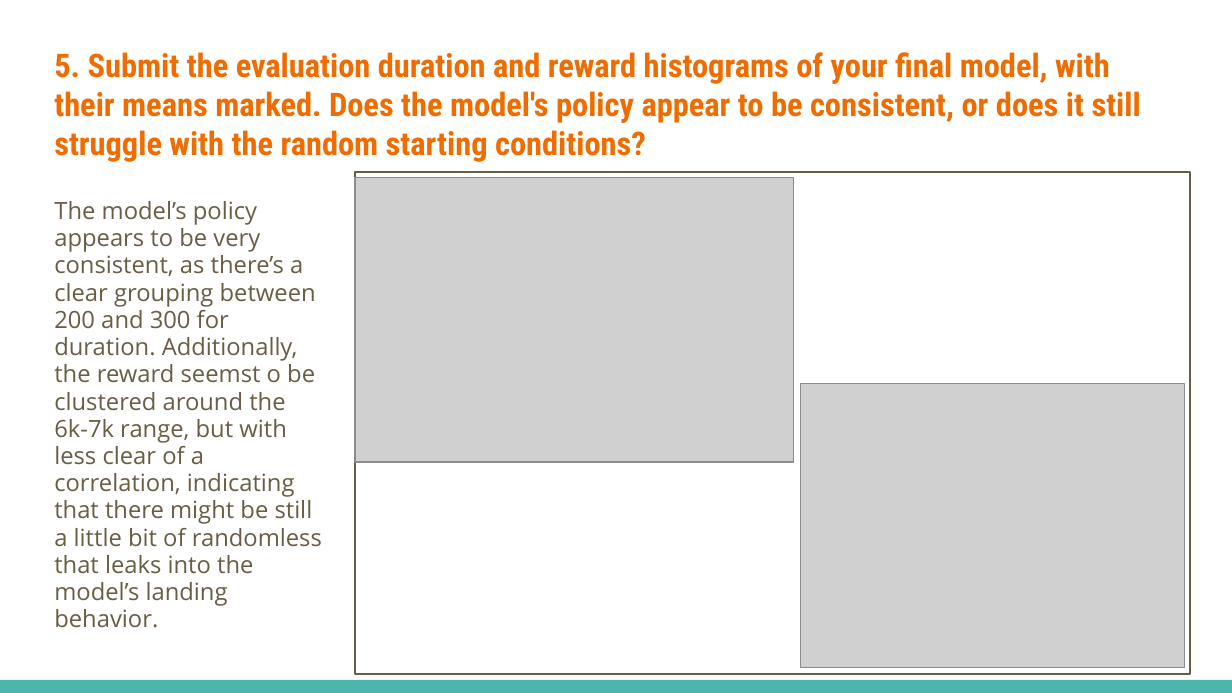
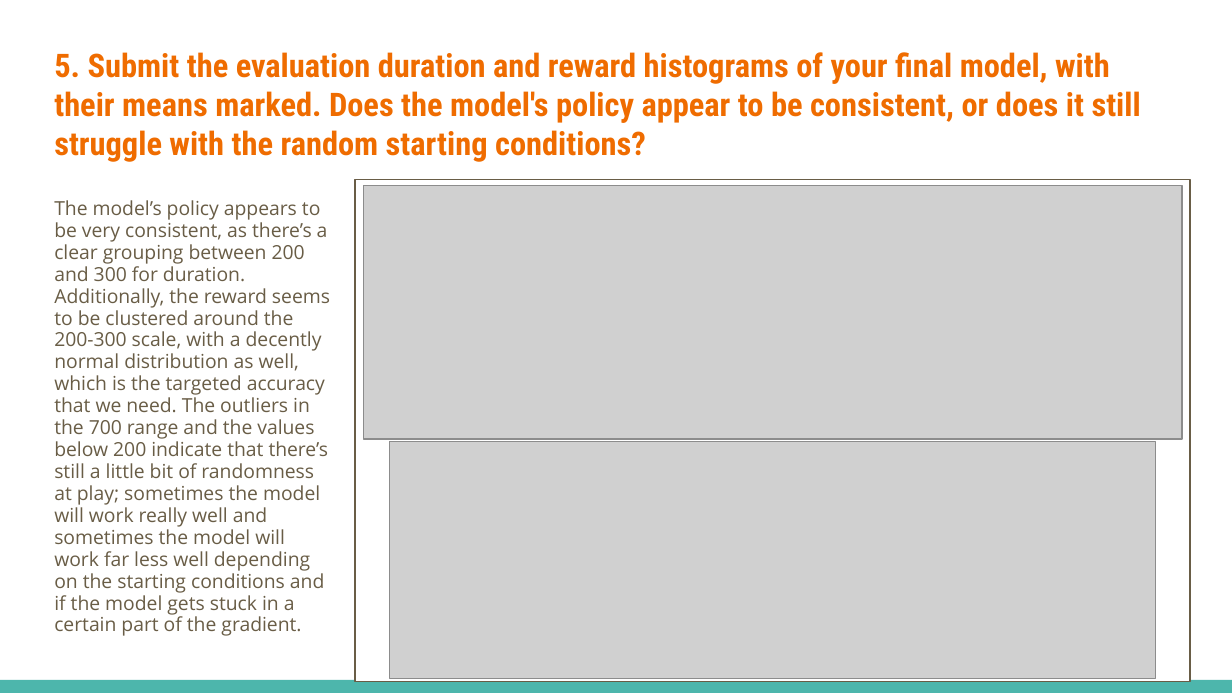
Before and after one commit to eding42/ece157b-hw4, a slide deck: slide 8 of Homework_4_Slides_Template.pptx. Drawn at 1232x693 pixels with LibreOffice and Linux fonts; fonts in the diff are those of the drawing; grey boxes stand for pictures. Boxes give left, top, right and bottom in pixels: in the first picture for what was removed or moved away, otherwise in the second. Text is boxed around its words. In the diff, an @@ line names an element or a change of style, - is before the commit and + after.

Commit message:
update binary files and slides for LunarLander project

```diff
--- a/Homework_4_Slides_Template.pptx
+++ b/Homework_4_Slides_Template.pptx
@@ picture removed at [355, 177, 793, 462] @@
@@ text at [54, 200, 330, 636]: text changed; size 13.9 to 11.2 pt @@
-The model’s policy appears to be very consistent, as there’s a clear grouping between 200 and 300 for duration. Additionally, the reward seemst o be clustered around the 6k-7k range, but with less clear of a correlation, indicating that there might be still a little bit of randomless that leaks into the model’s landing behavior.
+The model’s policy appears to be very consistent, as there’s a clear grouping between 200 and 300 for duration. Additionally, the reward seems to be clustered around the 200-300 scale, with a decently normal distribution as well, which is the targeted accuracy that we need. The outliers in the 700 range and the values below 200 indicate that there’s still a little bit of randomness at play; sometimes the model will work really well and sometimes the model will work far less well depending on the starting conditions and if the model gets stuck in a certain part of the gradient.
@@ rectangle: place and size @@
-rectangle at [355, 172, 1190, 674]
+rectangle at [355, 180, 1190, 681]
@@ picture added at [363, 186, 1183, 440] @@
@@ picture removed at [801, 384, 1185, 669] @@
@@ picture added at [389, 442, 1154, 679] @@
```
Also in this commit, not shown: 38 other files.
